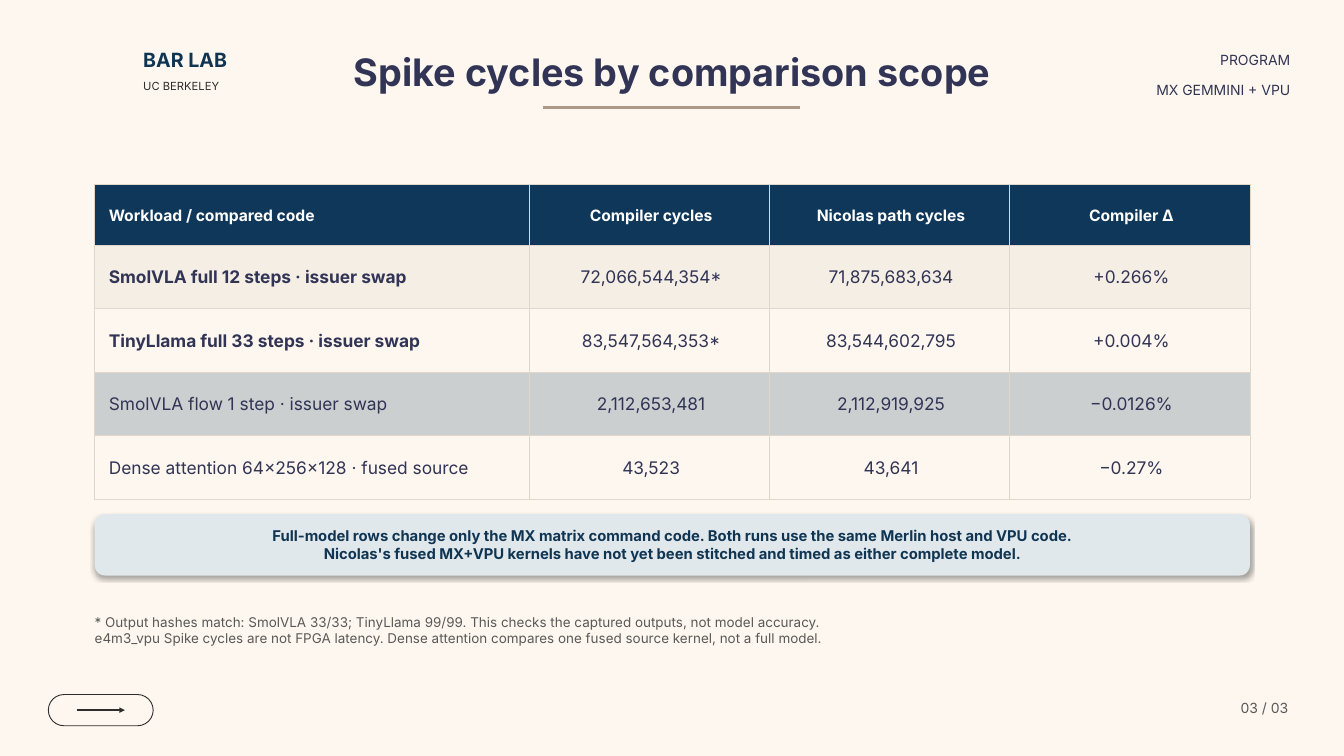
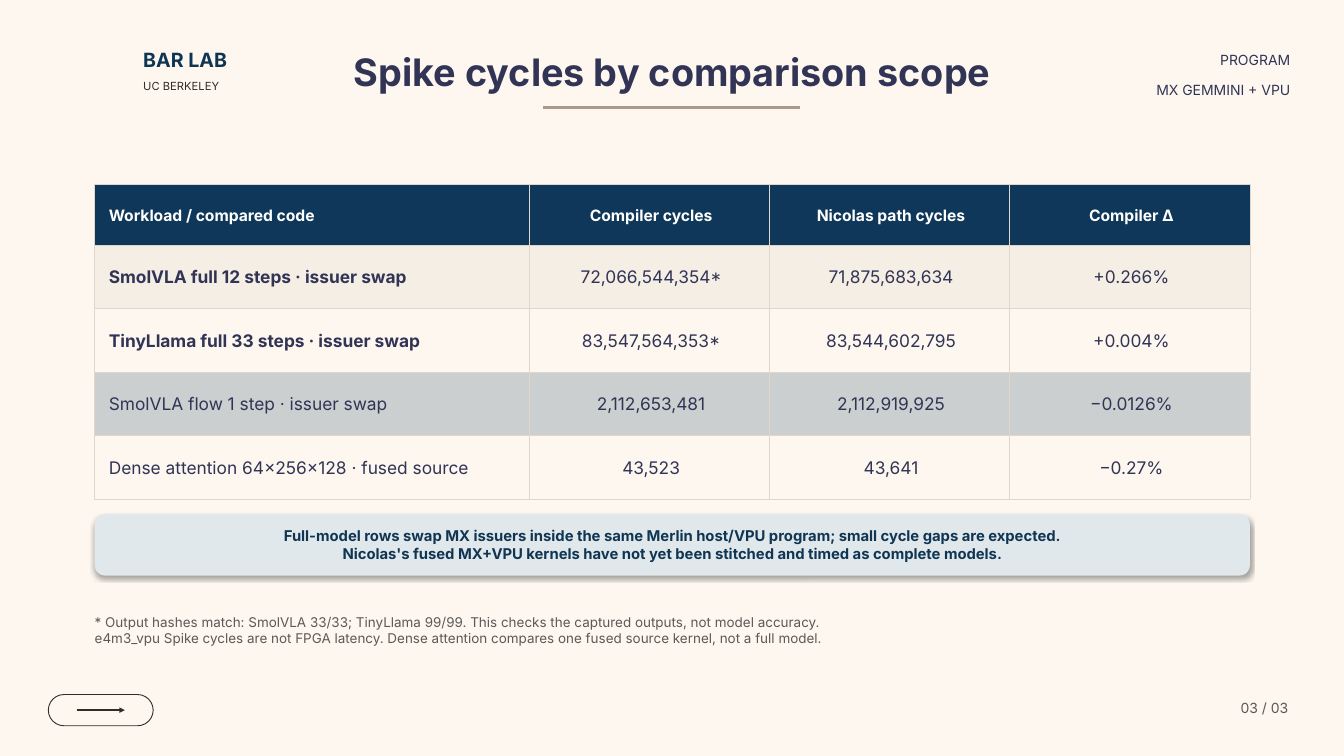
Before and after one commit to ucb-bar/mx-gemmini-mlir, a slide deck: slide 3 of docs/presentations/mx_gemmini_dialect_overview.pptx. Drawn at 1344x756 pixels with LibreOffice and Linux fonts; fonts in the diff are those of the drawing; background and template pictures are left out. Boxes give left, top, right and bottom in pixels: in the first picture for what was removed or moved away, otherwise in the second. Text is boxed around its words. In the diff, an @@ line names an element or a change of style, - is before the commit and + after.

Commit message:
Clarify issuer comparison in slides

```diff
--- a/docs/presentations/mx_gemmini_dialect_overview.pptx
+++ b/docs/presentations/mx_gemmini_dialect_overview.pptx
@@ text in rounded rectangle at (284,529,1060,562): text changed @@
-Full-model rows change only the MX matrix command code. Both runs use the same Merlin host and VPU code.
-Nicolas's fused MX+VPU kernels have not yet been stitched and timed as either complete model.
+Full-model rows swap MX issuers inside the same Merlin host/VPU program; small cycle gaps are expected.
+Nicolas's fused MX+VPU kernels have not yet been stitched and timed as complete models.
```
Also in this commit, not shown: 2 other files.
